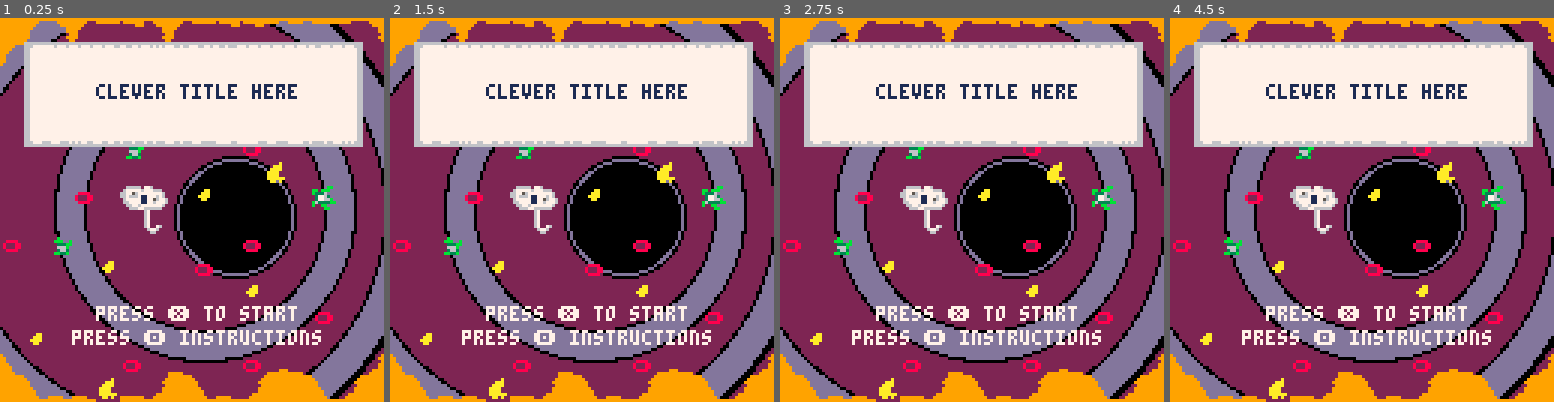
Above: before the commit, frames 1-4 (left to right).
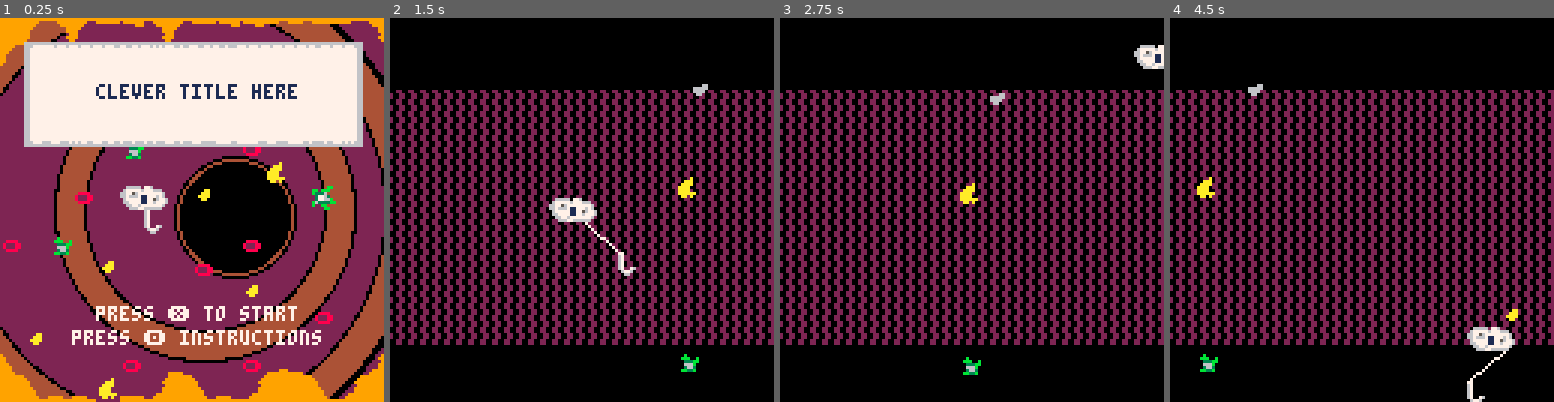
Above: after the commit, the same moments.

Repository: tyedye105/SlowJamJune2018
Game: PICO-8 cartridge amoebaFish.p8
Same seed, same stepped clock (60 frames per second), same inputs: the game is played once before the commit and once after it.
Inputs:
- Up to frame 1 (0.25 s): no input
- Up to frame 2 (1.5 s): tap X (X key) at 0.33, 1.07 s; tap O (Z key) at 0.7 s
- Up to frame 3 (2.75 s): hold Right 1.6-2.1 s; tap O (Z key) at 1.7, 2.1, 2.5 s; tap X (X key) at 1.85 s; hold Up 2.15-2.42 s; hold Right from 2.47 s (still down)
- Up to frame 4 (4.5 s): tap O (Z key) every 0.4 s from 2.9 to 4.1 s; tap X (X key) at 2.97, 4.08 s; release Right at 3.03 s; hold Left 3.08-3.58 s; hold Down 3.63-3.97 s; hold Right from 4.02 s (still down)

The runs differ from the first frame. In frame 1, 15% of the frame differs, in the area x 0-100%, y 0-100%; in frame 2, 80%; in frame 3, 80%; in frame 4, 80%.

Commit message:
merge initial code

Diff:
--- a/amoebaFish.p8
+++ b/amoebaFish.p8
@@ -1,22 +1,74 @@
 pico-8 cartridge // http://www.pico-8.com
 version 16
 __lua__
+--healthiest catch
+--summer slow jams 6/18
+
 function _init()
-end
-
-function _update()
-end
-
-function _draw()
-cls()
--- dbground()
---map(0,0) to first screen
---to title
-
-draw_title()
---spr(1,64,20,2,1)
-
-end
+ topspd = 3
+ accl = 1
+ drg = 0.8
+ current = 0.2
+ bounce = -0.8
+ dur = 5
+ max_critters=5
+ critters = {}
+ events = {}
+ spawn_time = 70
+ spawn_timer = spawn_time
+ _update = menu_update
+ _draw = menu_draw
+end
+
+function menu_update()
+ if (btnp(❎)) then
+  init_critters()
+  make_player()
+  _update = game_update
+  _draw = game_draw
+ elseif btnp(🅾️) then
+  _draw = rules_draw
+ end
+end
+
+function menu_draw()
+ cls()
+ draw_title()
+end
+
+function rules_draw()
+ cls(1)
+end
+
+function game_update()
+ move_player()
+ update_hook()
+ update_critters()
+ update_events()
+end
+
+function game_draw()
+ cls()
+ --map(0,0,0,0,16,16)
+ dbground()
+ spr(p.s,p.x,p.y,2,1)
+ spr(h.s,h.x,h.y)
+ draw_cilia()
+ for i,c in pairs(critters) do
+  spr(c.s,c.x,c.y)
+ end
+end
+
+function update_events()
+ for c in all(events) do
+    if costatus(c) != "dead" then
+      coresume(c)
+    else
+      del(actions,c)
+    end
+  end
+end
+
 -->8
 --draw background
 function dbground()
@@ -29,15 +81,15 @@
 function draw_titlebg()
 	circfill(58,64,95,2)--flesh color
 	circfill(58,64,82,0)--outline
-	circfill(58,64,80,13)--rib thing?
+	circfill(58,64,80,4)--rib thing?
 	circfill(58,64,70,0)
 	circfill(58,64,69,2)
 	circfill(68,64,50,0)
-	circfill(68,64,49,13)
+	circfill(68,64,49,4)
 	circfill(68,64,40,0)
 	circfill(68,64,39,2)
 	circfill(78,66,20,0)
-	circfill(78,66,19,13)
+	circfill(78,66,19,4)
 	circfill(78,66,18,0)
 	circfill(78,66,17,0)
 end
@@ -57,6 +109,208 @@
 map(112,48)
 draw_titlebox()
 end
+-->8
+--player functions
+
+function make_player()
+  p = { --player
+   x = 60, --initial coords
+   y = 60,
+   dx = 0, --initial velocity
+   dy = 0,
+   s = 1 --sprite number
+  }
+  h = { --hook
+   xoff = 12, --where on the body
+   yoff = 8, --to attach hook
+   getx = function(off) return p.x + off end,
+   gety = function(off) return p.y + off end,
+   s = 25,
+   dx = p.dx,
+   dy = p.dy,
+   h = 8,
+   w = 6,
+   retracted = true
+  }
+end
+
+function move_player()
+
+ if (btn(⬅️)) then
+	  p.dx = mid(topspd*-1, p.dx-accl, topspd)
+ end
+	if (btn(➡️)) then
+	  p.dx = mid(topspd*-1, p.dx+accl, topspd)
+ end
+	if (btn(⬆️)) then
+	 p.dy= mid(topspd*-1, p.dy-accl, topspd)
+	end
+	if (btn(⬇️)) then
+ 	p.dy= mid(topspd*-1, p.dy+accl, topspd)
+	end
+
+ if (hits_wall()) rebound()
+
+ p.x = mid(0-current,p.dx+p.x,120)
+ p.y =mid(0,p.y + p.dy, 120)
+
+ p.x -= current
+ p.dx *=drg
+
+ if (abs(p.dx)<0.02) p.dx=0
+ if (abs(p.dy)<0.02) p.dy=0
+end
+
+function can_move(x,y,w,h)
+return true
+end
+
+function hits_wall()
+ if (p.x + current + p.dx <= 0
+  or (p.x + p.dx >= 120)
+  or (p.y + p.dy <= 0)
+  or (p.y + p.dy >= 120)) then
+ return true
+ else return false
+ end
+end
+
+function rebound()
+ if ((p.x+p.dx <=0) or (p.x + p.dx+7 >= 127)) then
+  p.dx = p.dx*bounce
+ end
+
+ if ((p.y+p.dy <=0) or (p.y + p.dy+7 >= 127)) then
+  p.dy = p.dy*bounce
+ end
+end
+-->8
+--critter functions
+function init_critters()
+ for i=1,flr(max_critters*.75) do
+  spawn_timer = 0
+  add_critter()
+ end
+end
+
+function add_critter()
+ if (#critters < max_critters
+  and spawn_timer==0) then
+
+ --spawn random baddie
+ --just offscreen
+ --at random height
+  add(critters, {
+   x = 128,
+   y = flr(rnd(120)),
+   s = flr(rnd(6))+16,
+   dx =-(flr(rnd(8))/8)-.01,
+   dy = 0,
+   wv = rnd(1)+0.3,
+   caught = false,
+   h = 8,
+   w = 8,
+   caughtx = 0,
+   caughty = 0
+  })
+  spawn_timer= spawn_time
+  else spawn_timer =max(spawn_timer -1,0)
+ end
+end
+
+function move_critter(c)
+ if not c.caught then
+  c.x += c.dx - current
+  c.y += c.dy +c.wv*c.dx*sin(t()+5*3.14)
+ else
+  c.x = h.x -c.caughtx
+  c.y = h.y - c.caughty
+ end
+end
+
+
+function update_critters()
+ foreach(critters,move_critter)
+
+ local to_del = {}
+ for c in all(critters) do
+  if c.x < -8 then add(to_del, c) end
+ end
+
+ for c in all(to_del) do
+  del(critters, c)
+ end
+
+ add_critter()
+
+end
+-->8
+--hook functions
+function draw_cilia()
+ if not h.retracted then
+  local startx = min(p.x+h.xoff,h.x)
+  local starty = min(p.y+h.yoff,h.y)
+  local endx = max(p.x+h.xoff,h.x)
+  local endy = max(p.y+h.yoff,h.y)
+
+  line(p.x+h.xoff,p.y+h.yoff,h.x,h.y,7)
+ end
+end
+
+function catch()
+ for c in all(critters) do
+  if not (c.x>h.x+h.w or
+	          c.y>h.y+h.h or
+	          c.x+c.w<h.x or
+	          c.y+c.h<h.y) then
+	    c.caught = true
+	    c.caughtx = c.x-h.x
+	    c.caughty = c.y-h.y
+	  end
+	end
+end
+
+function update_hook()
+ if (btnp(❎) and h.retracted) then
+  local c = cocreate(throw_hook)
+  add(events, c)
+ elseif h.retracted then
+  h.x = h.getx(h.xoff)
+  h.y = h.gety(h.yoff)
+ end
+ if not h.retracted then
+  catch()
+ end
+end
+
+function throw_hook()
+ --extend hook
+  h.retracted = false
+  for i=1,20 do
+    h.x += 1
+    h.y += 1
+  end
+
+  --leave the hook extended
+  for i=1,10 do yield()end
+
+  local dirx = 1
+  local diry = 1
+
+  --retract hook
+  for i=1,dur do
+   if (h.x > p.x) then dirx = -1 else dirx = 1 end
+   if (h.y > p.y) then diry = -1 else diry = 1 end
+   local dx = (dirx*abs((h.x - (p.x+h.xoff))))/dur
+   h.x += dx
+   local dy = diry*abs((h.y - (p.y+h.yoff)))/dur
+   h.y += dy
+   yield()
+  end
+   h.x = h.getx(h.xoff)
+   h.y = h.gety(h.yoff)
+   h.retracted = true
+end
 __gfx__
 00000000006666607760000006776000000000000000000000000000000000000677600000000000999999999999999999999999999999999999999900000000
 00000000067777767776660006777600000000000000000000000000000000000677760000000000999990000009999909999999999999999999900000000000
@@ -66,14 +320,14 @@
 00700700066777711776777600066660000000000000000000000000000000000006666000000076990000000000000900000000000000000000000000000000
 00000000006677677777776000006000000000000000000000000000000000000000600077777760990000000000009900000000000000000000000000000000
 00000000000666776666660000000000000000000000000000000000000000000000000066666600900000000000000900000000000000000000000000000000
-00000000000000000000000000000000000000000000000000000000000000000000000067000000999999990000000000000000000000000000000000000000
-00000000000000000000aa00000b0000000006600000000000000000000000000000000067000000999999990000000000000000000000000000000000000000
-0000000000888800000aaa0000bbb00b006666600000000000000000000000000000000067000000999999990000000000000000000000000000000000000000
-000000000822288000aaaa00000333bb006666000000000000000000000000000000000067000000999999999000000000000000000000000000000000000000
-0000000008222880000aa000000666b0000660000000000000000000000000000000000067000000999999999900000000000000000000000000000000000000
-00000000008888000000000000036630000000000000000000000000000000000000000067007600999999999900000000000000000000000000000000000000
-00000000000000000000000000bb33b0000000000000000000000000000000000000000006776000999999999999000000000000000000000000000000000000
-00000000000000000000000000000000000000000000000000000000000000000000000000660000999999999999999000000000000000000000000000000000
+00000a000000000000000000000000000000000000000bb000000000000000000000000067000000999999990000000000000000000000000000000000000000
+000aaa00000000000000aa00000b000000000660bb0bbb0000000000000000000000000067000000999999990000000000000000000000000000000000000000
+00aaaa0000888800000aaa0000bbb00b00666660b333600000000000000000000000000067000000999999990000000000000000000000000000000000000000
+0aaaa0000822288000aaaa00000333bb006666000377630000000000000000000000000067000000999999999000000000000000000000000000000000000000
+0aaaa00008222880000aa000000666b000066000037766b000000000000000000000000067000000999999999900000000000000000000000000000000000000
+0aaaaaa000888800000000000003663000000000b63333bb00000000000000000000000067007600999999999900000000000000000000000000000000000000
+00aa0a00000000000000000000bb33b000000000b00bb00000000000000000000000000006776000999999999999000000000000000000000000000000000000
+00000000000000000000000000000000000000000000bb0000000000000000000000000000660000999999999999999000000000000000000000000000000000
 000000000000000000000a0000000bb0000000000000000000000000000000000000000000000000000000000000000000000000000000000000000000000000
 0000000000000000000aaa00bb0bbb00000000000000000000000000000000000000000000000000000000000000000000000000000000000000000000000000
 000000000000000000aaaa00b3336000000000000000000000000000000000000000000000000000000000000000000000000000000000000000000000000000
